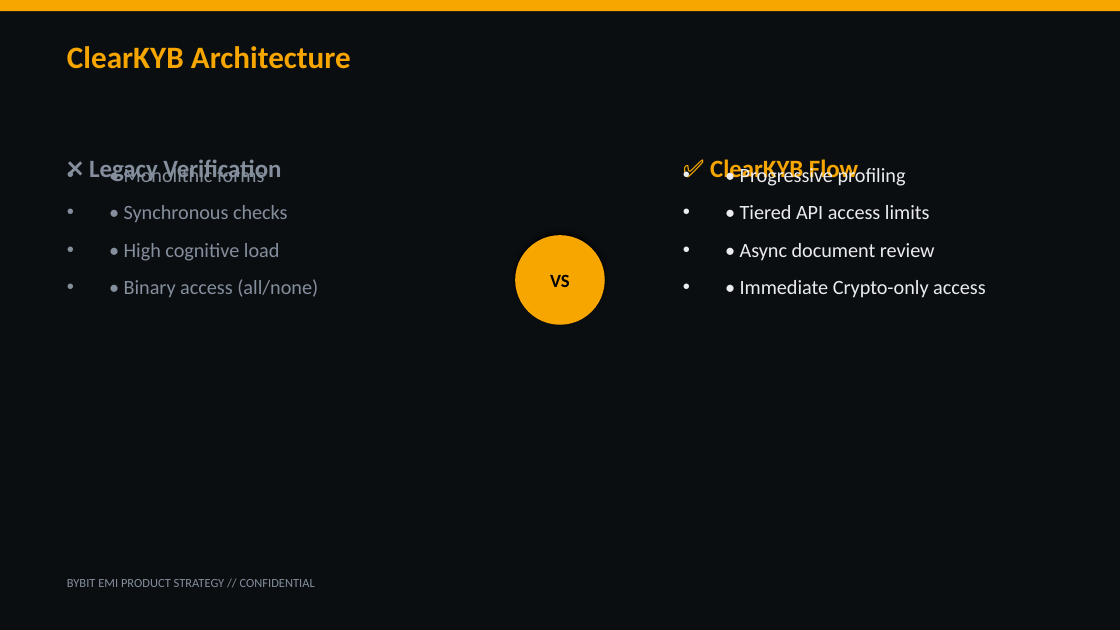
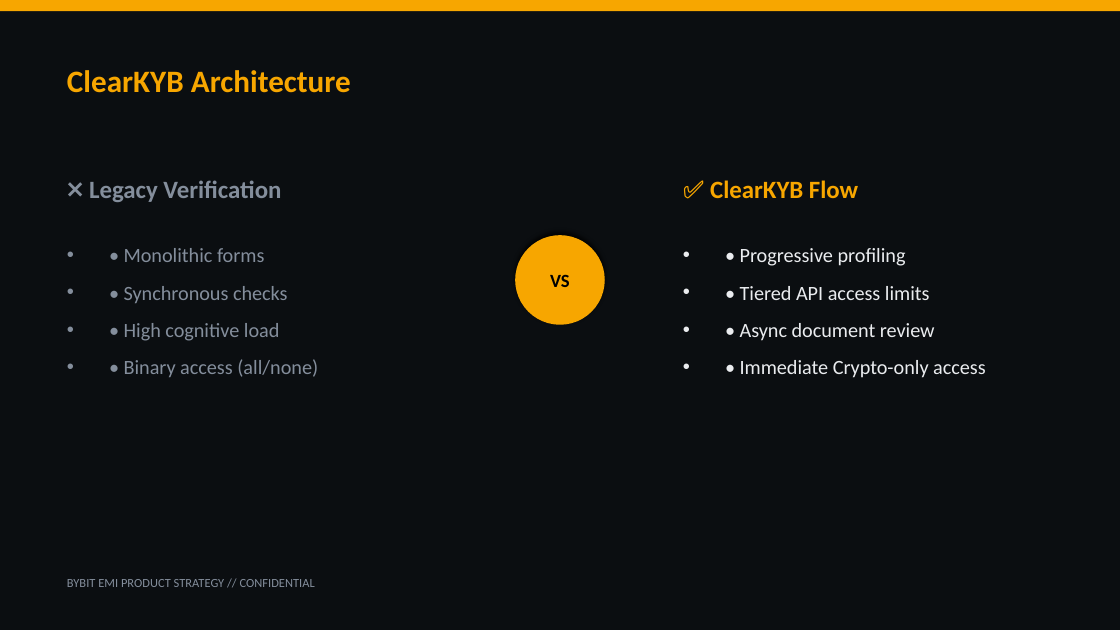
Before and after one commit to ajay-avaghade/Portfolio, a slide deck: slide 3 of assets/bybit-clearkyb-deck.pptx. Drawn at 1120x630 pixels with LibreOffice and Linux fonts; fonts in the diff are those of the drawing. Boxes give left, top, right and bottom in pixels: in the first picture for what was removed or moved away, otherwise in the second. Text is boxed around its words. In the diff, an @@ line names an element or a change of style, - is before the commit and + after.

```diff
--- a/assets/bybit-clearkyb-deck.pptx
+++ b/assets/bybit-clearkyb-deck.pptx
@@ vertical alignment middle to top in 5 elements at (89, 180, 281, 202), (710, 180, 858, 198), (67, 70, 351, 93), (124, 248, 318, 377), (740, 248, 986, 378) @@
```
Also in this commit, not shown: 3 other slides changed, 27 other files.
